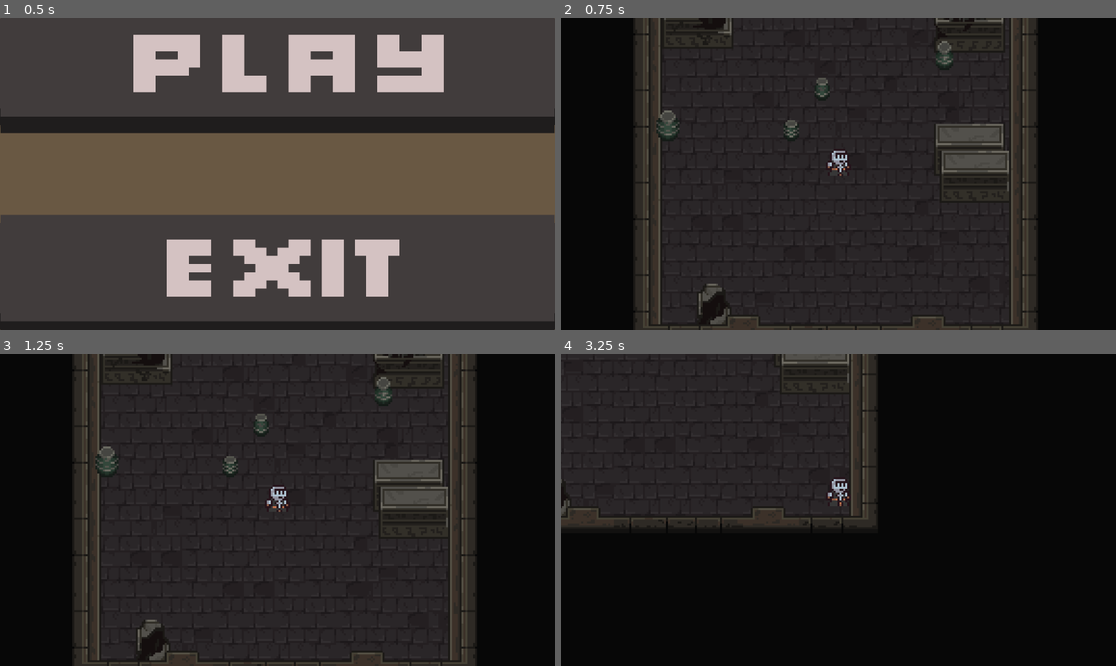
Above: before the commit, frames 1-4 (two rows, left to right).
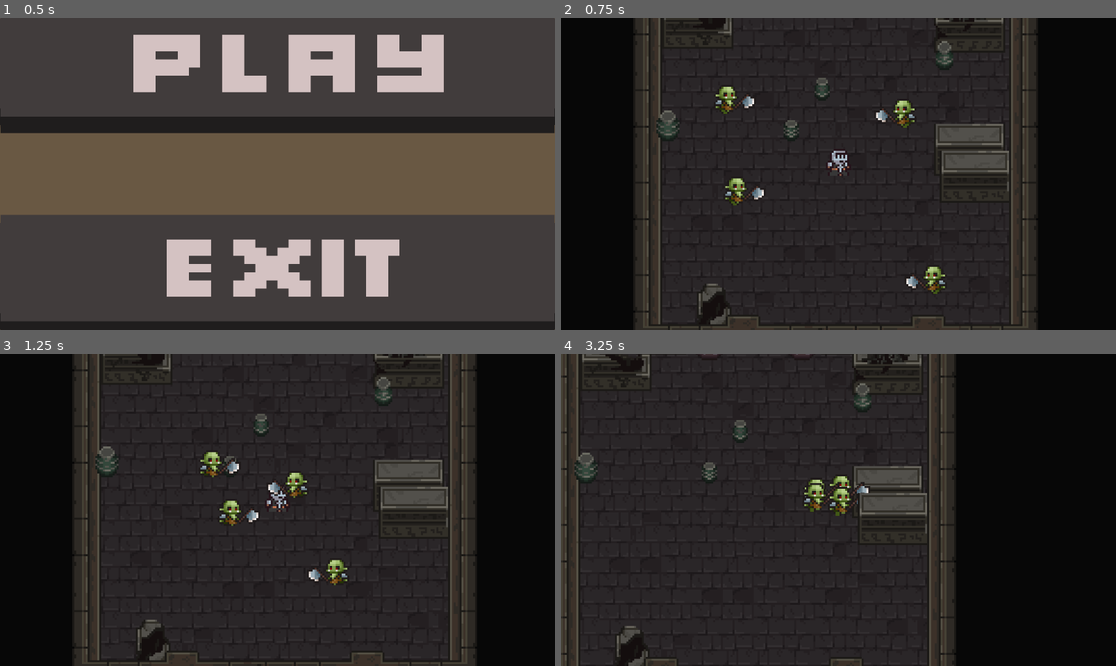
Above: after the commit, the same moments.

Repository: tlombardot/Mizofania
Game: Godot game, scene res://scenes/menu.tscn
The game is run twice, just before and just after one commit, with the same random seed, the same clock (stepped at 60 frames per second) and the same inputs.
Inputs (mouse positions are in pixels of both pictures, inside the frame that each line leads up to):
- Up to frame 1 (0.5 s): no input
- Up to frame 2 (0.75 s): click (783, 92) at 0.5 s
- Up to frame 3 (1.25 s): no input
- Up to frame 4 (3.25 s): tap Enter (ui_accept) at 1.25, 1.52, 2.27 s; move the mouse to (960, 494) at 1.27 s; hold D (droite) 1.28-2.03 s; move the mouse to (727, 525) at 2.02 s; hold S (bas) 2.03-2.78 s; move the mouse to (894, 441) at 2.77 s; hold D (droite) from 2.78 s (still down)

Frame 1 is identical in both runs. In frame 2, 1.0% of the frame differs, in the area x 27-70%, y 22-89%; in frame 3, 1.0%; in frame 4, 38%, in the area x 0-71%, y 0-100%.

Commit message:
Fix: Y Sort & Z-index of Orc

Diff:
--- a/scenes/game.tscn
+++ b/scenes/game.tscn
@@ -5,6 +5,7 @@
 [ext_resource type="Texture2D" uid="uid://clxl4ye31a6d0" path="res://assets/character and tileset/Dungeon_Tileset.png" id="2_yqjtg"]
 [ext_resource type="Texture2D" uid="uid://drriet3bkrrhi" path="res://assets/Catacomb/decorative.png" id="3_p57ef"]
 [ext_resource type="Texture2D" uid="uid://bia2sqkktrn3m" path="res://assets/Catacomb/mainlevbuild.png" id="4_u5sy4"]
+[ext_resource type="PackedScene" path="res://scenes/orc.tscn" id="6_p57ef"]
 
 [sub_resource type="TileSetAtlasSource" id="TileSetAtlasSource_lnu2h"]
 texture = ExtResource("2_yqjtg")
@@ -4879,3 +4880,15 @@
 
 [node name="WorldEnvironment" type="WorldEnvironment" parent="." unique_id=192047674]
 environment = SubResource("Environment_iywne")
+
+[node name="Orc" parent="." unique_id=608689109 instance=ExtResource("6_p57ef")]
+position = Vector2(-64, 18)
+
+[node name="Orc2" parent="." unique_id=1144255722 instance=ExtResource("6_p57ef")]
+position = Vector2(-68, -37)
+
+[node name="Orc3" parent="." unique_id=484425815 instance=ExtResource("6_p57ef")]
+position = Vector2(56, 69)
+
+[node name="Orc4" parent="." unique_id=1994748015 instance=ExtResource("6_p57ef")]
+position = Vector2(42, -31)
--- a/scenes/orc.tscn
+++ b/scenes/orc.tscn
@@ -119,6 +119,8 @@
 size = Vector2(13, 3)
 
 [node name="Orc" type="CharacterBody2D" unique_id=608689109 groups=["ennemi"]]
+z_index = 1
+y_sort_enabled = true
 script = ExtResource("1_bfp0d")
 
 [node name="AnimatedSprite2D" type="AnimatedSprite2D" parent="." unique_id=1169825597]
Not shown: 1 places in scenes/orc.tscn that only renumber resources
